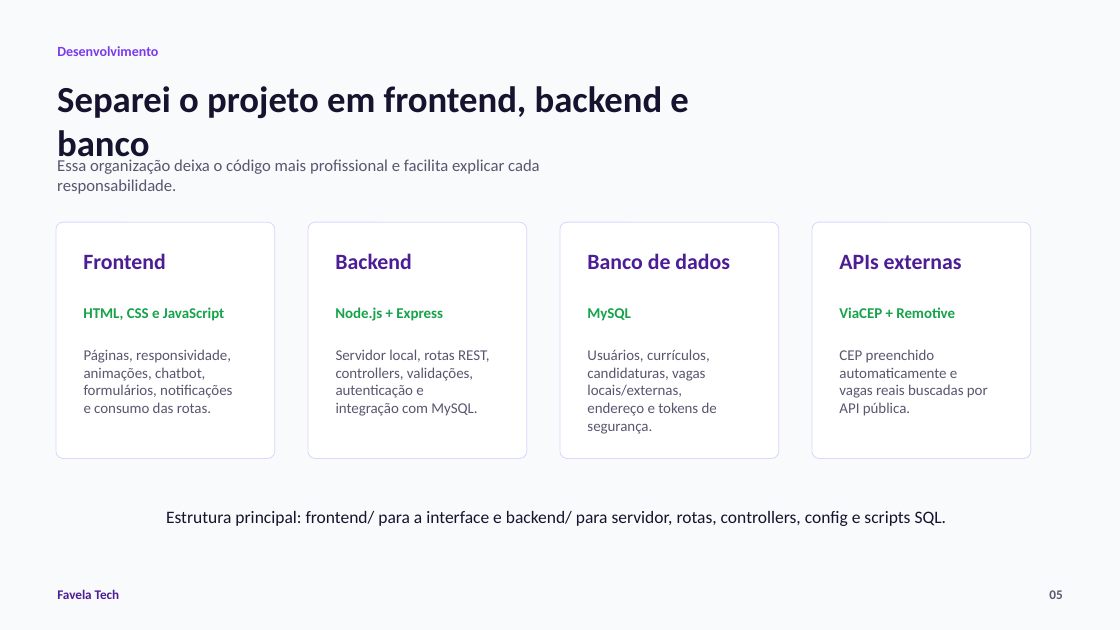
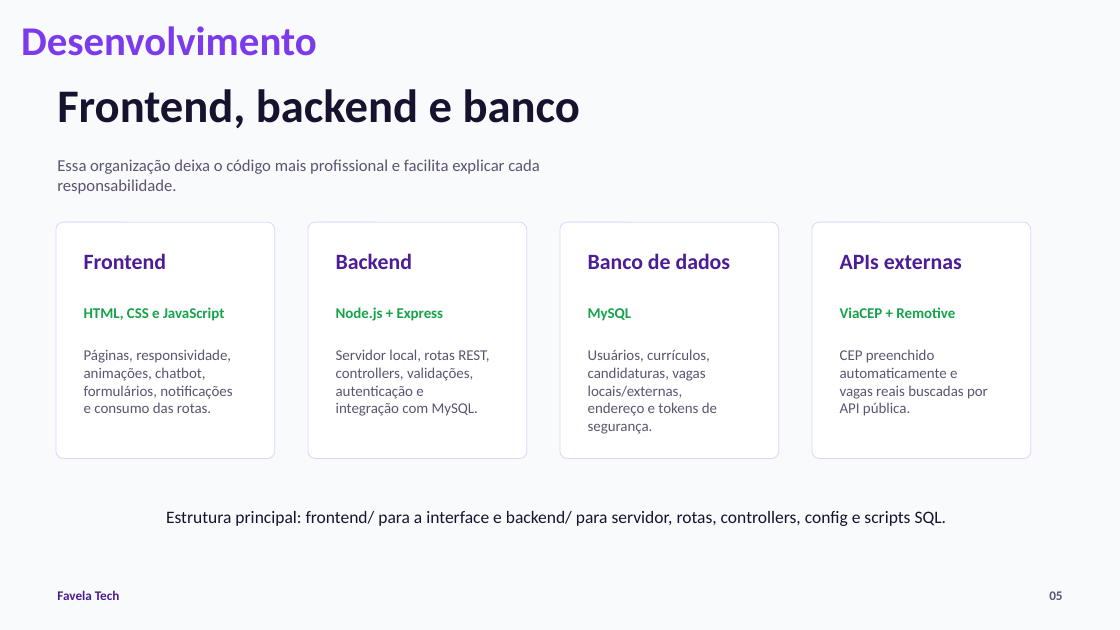
Before and after one commit to victor-hugor-log/Projeto-Final, a slide deck: slide 5 of pitch/favela-tech-apresentacao.pptx. Drawn at 1120x630 pixels with LibreOffice and Linux fonts; fonts in the diff are those of the drawing. Boxes give left, top, right and bottom in pixels: in the first picture for what was removed or moved away, otherwise in the second. Text is boxed around its words. In the diff, an @@ line names an element or a change of style, - is before the commit and + after.

```diff
--- a/pitch/favela-tech-apresentacao.pptx
+++ b/pitch/favela-tech-apresentacao.pptx
@@ text "Desenvolvimento": place and size @@
-text "Desenvolvimento" at <box>57,46,158,56</box>
+text "Desenvolvimento" at <box>21,26,317,56</box>
@@ text "Desenvolvimento" at <box>21,26,317,56</box>: size 12 to 35 pt @@
@@ text at <box>57,89,580,128</box>: text changed; size 31.5 to 40 pt @@
-Separei o projeto em frontend, backend e banco
+Frontend, backend e banco
```
Also in this commit, not shown: 6 other slides changed, 2 slides added, 5 slides removed, 17 other files.
